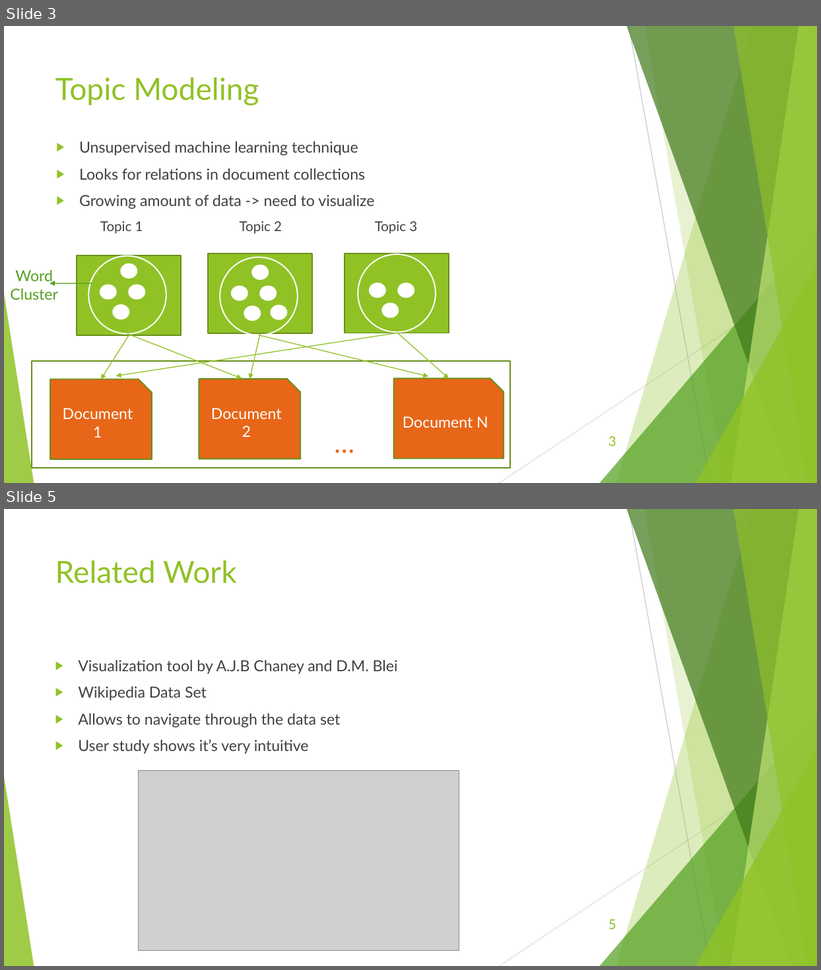
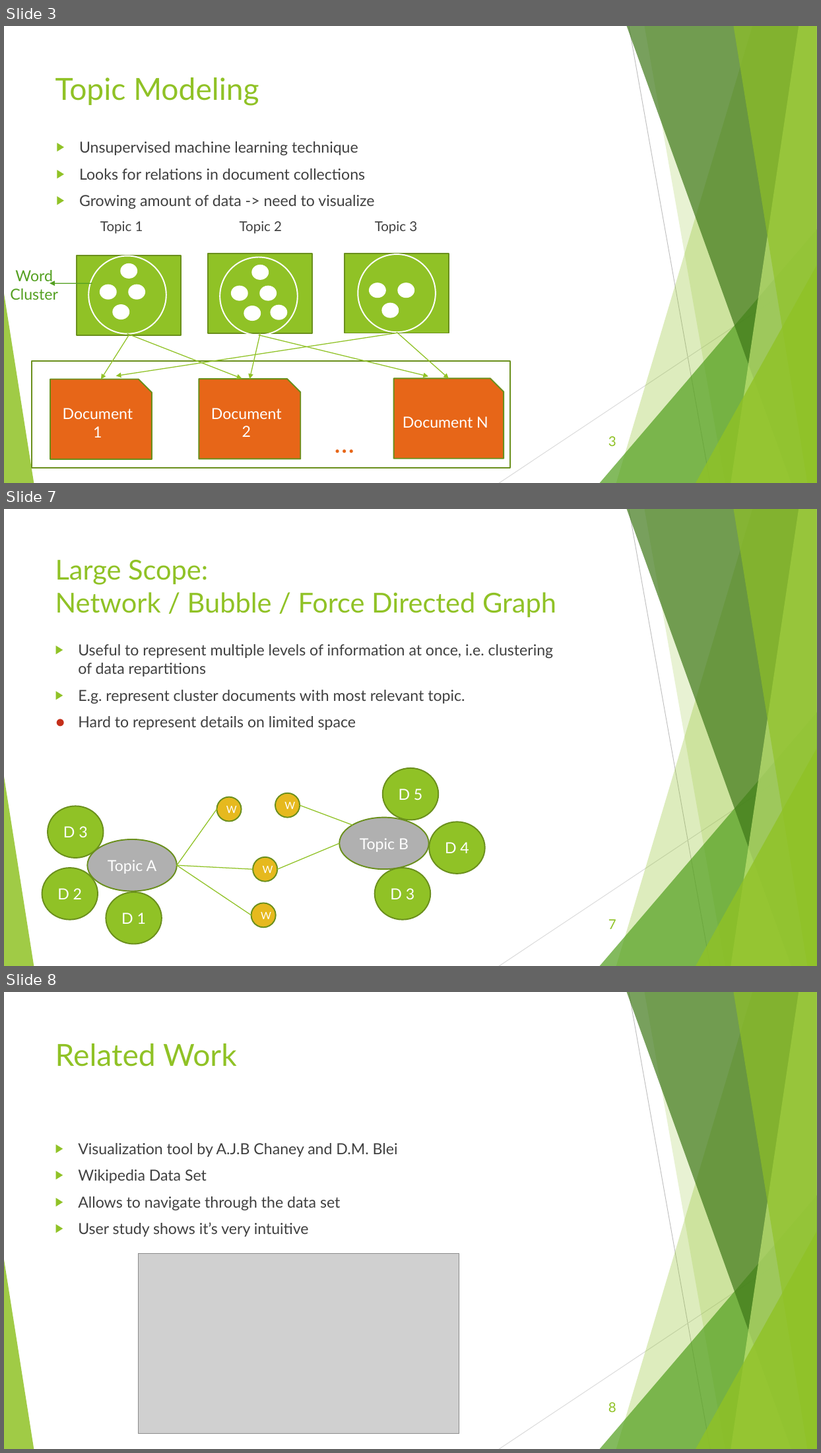
Before and after one commit to jeff2018/KnowledgeDiscoveryVisualization, a slide deck: Topic Model Visualization.pptx. Shown one above the other, each under a label of ours: slides 3 and 5 before the commit, slides 3, 7 and 8 after it; the slides between them are not shown. The pictures are 821x970 and 821x1453 pixels, drawn with LibreOffice and Linux fonts; fonts in the diff are those of the drawing; grey boxes stand for pictures. Boxes give left, top, right and bottom in pixels: in the first picture for what was removed or moved away, otherwise in the second. Text is boxed around its words. In the diff, an @@ line names an element or a change of style, - is before the commit and + after.

```diff
--- a/Topic Model Visualization.pptx
+++ b/Topic Model Visualization.pptx
@@ slide 7 added at (4, 509, 817, 966), background #FFFFFF; not listed: 10 template elements that a slide beside it also shows @@
@@ title added at (55, 560, 556, 617), 32.4 pt, text #90C226 @@
+Large Scope:
+Network / Bubble / Force Directed Graph
@@ text added at (78, 644, 554, 730), 18 pt, text #404040 @@
+▶ Useful to represent multiple levels of information at once, i.e. clustering of data repartitions
+▶ E.g. represent cluster documents with most relevant topic.
+● Hard to represent details on limited space
@@ ellipse added at (383, 768, 438, 820), fill #90C226, outline #6B901C 1.5 pt, 18 pt, text #FFFFFF @@
+D 5
@@ ellipse added at (217, 797, 242, 822), fill #E6B91E, outline #6B901C 1.5 pt, 12 pt, text #FFFFFF @@
+W
@@ ellipse added at (275, 793, 300, 818), fill #E6B91E, outline #6B901C 1.5 pt, 12 pt, text #FFFFFF @@
+W
@@ line added from (300, 805) to (352, 826), #90C226 1 pt @@
@@ ellipse added at (48, 806, 103, 858), fill #90C226, outline #6B901C 1.5 pt, 18 pt, text #FFFFFF @@
+D 3
@@ line added from (177, 866) to (217, 810), #90C226 1 pt @@
@@ ellipse added at (339, 818, 429, 869), fill #B0B0B0, outline #6B901C 1.5 pt, 18 pt, text #FFFFFF @@
+Topic B
@@ ellipse added at (429, 822, 484, 874), fill #90C226, outline #6B901C 1.5 pt, 18 pt, text #FFFFFF @@
+D 4
@@ ellipse added at (88, 840, 177, 891), fill #B0B0B0, outline #6B901C 1.5 pt, 18 pt, text #FFFFFF @@
+Topic A
@@ line added from (277, 869) to (339, 844), #90C226 1 pt @@
@@ ellipse added at (253, 857, 277, 882), fill #E6B91E, outline #6B901C 1.5 pt, 12 pt, text #FFFFFF @@
+W
@@ ellipse added at (42, 868, 97, 920), fill #90C226, outline #6B901C 1.5 pt, 18 pt, text #FFFFFF @@
+D 2
@@ line added from (177, 866) to (253, 869), #90C226 1 pt @@
@@ line added from (177, 866) to (251, 916), #90C226 1 pt @@
@@ ellipse added at (375, 868, 430, 920), fill #90C226, outline #6B901C 1.5 pt, 18 pt, text #FFFFFF @@
+D 3
@@ ellipse added at (106, 892, 161, 945), fill #90C226, outline #6B901C 1.5 pt, 18 pt, text #FFFFFF @@
+D 1
@@ ellipse added at (251, 904, 275, 928), fill #E6B91E, outline #6B901C 1.5 pt, 12 pt, text #FFFFFF @@
+W
@@ page number added at (609, 920, 616, 929), 16 pt, text #90C226 @@
+7
@@ what was slide 5 is now slide 8 @@
@@ page number at (609, 1403, 616, 1412): text changed @@
-5
+8
```
Also in this commit, not shown: 2 slides changed, 2 other slides added.
